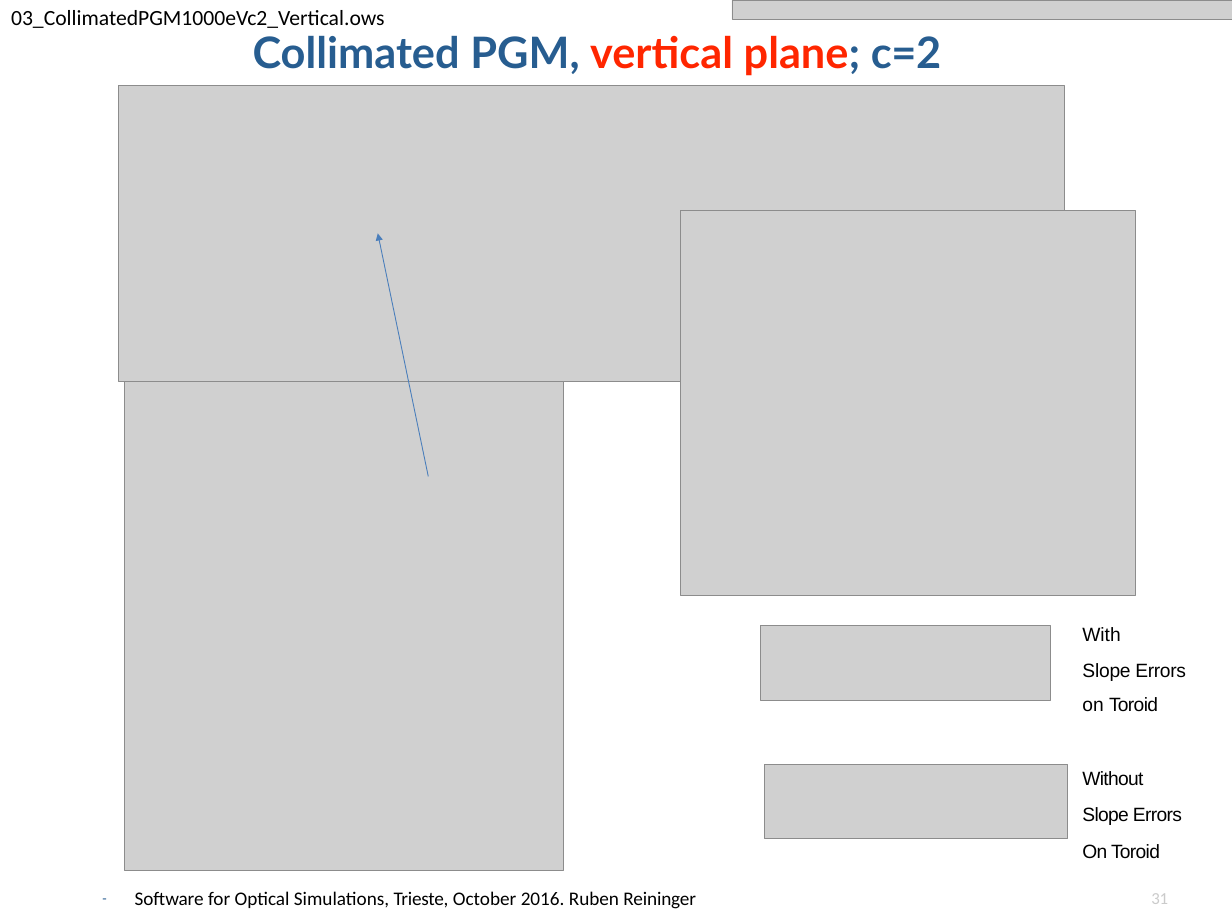
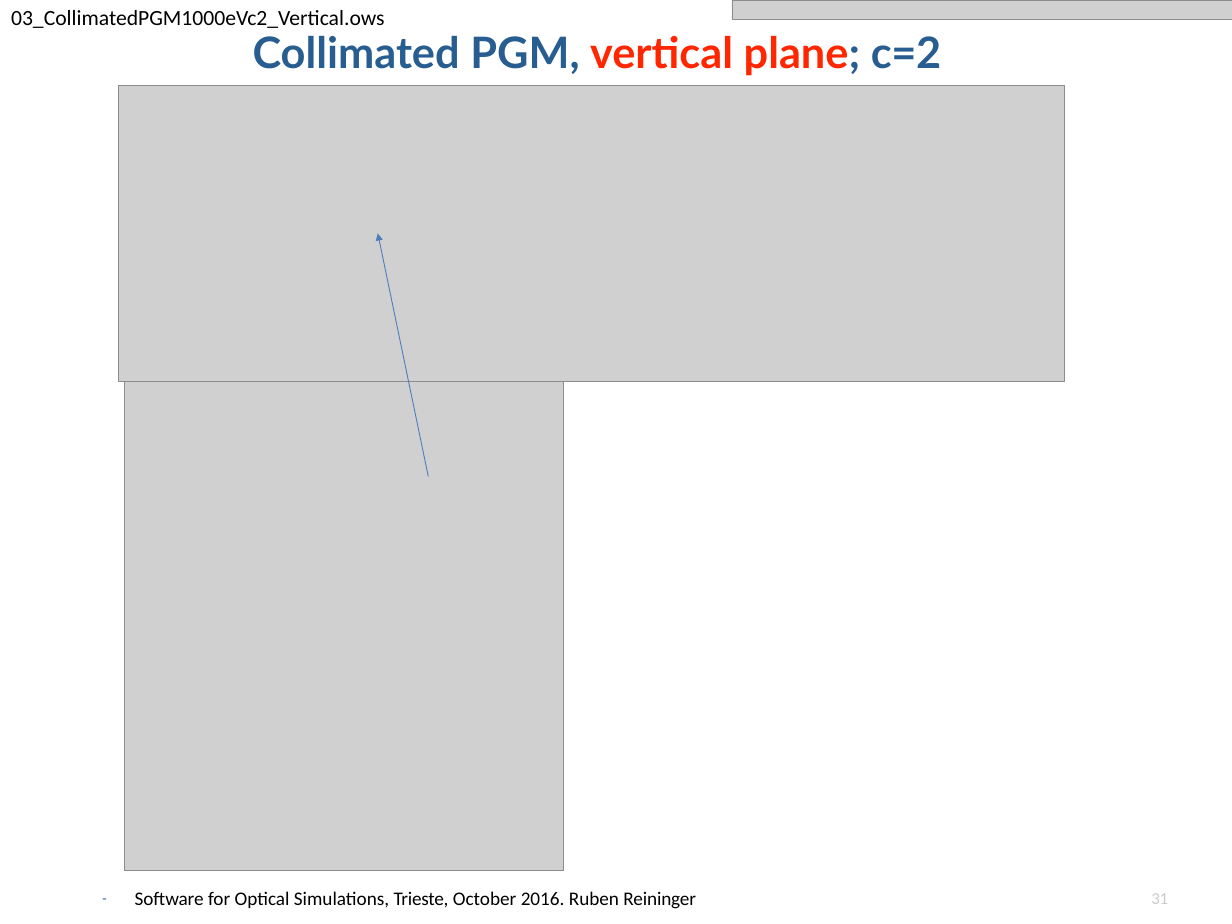
Before and after one commit to oasys-kit/oasys_school_eos26, a slide deck: slide 31 of srio/grating_simulations_reininger.pptx. Drawn at 1232x924 pixels with LibreOffice and Linux fonts; fonts in the diff are those of the drawing; grey boxes stand for pictures; background and template pictures are left out. Boxes give left, top, right and bottom in pixels: in the first picture for what was removed or moved away, otherwise in the second. Text is boxed around its words. In the diff, an @@ line names an element or a change of style, - is before the commit and + after.

```diff
--- a/srio/grating_simulations_reininger.pptx
+++ b/srio/grating_simulations_reininger.pptx
@@ picture removed at bbox=[681, 210, 1136, 595] @@
@@ picture removed at bbox=[761, 626, 1051, 700] @@
@@ text removed at bbox=[1082, 627, 1186, 859] @@
-With
-Slope Errors on Toroid
-Without
-Slope Errors
-On Toroid
@@ picture removed at bbox=[765, 764, 1068, 839] @@
```
Also in this commit, not shown: 3 other slides changed.
